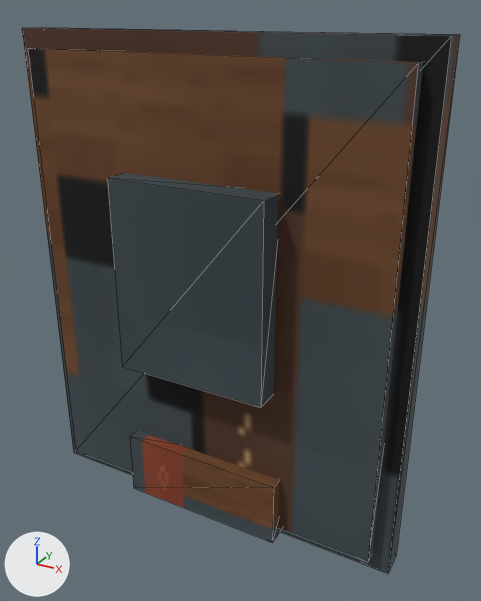
An edit to the glTF model models/items/wood_shield/model.gltf, drawn before and after from the same camera.
Both versions are drawn from a camera (50 mm lens) standing at (0.356, -0.588, 0.35) and looking at (0.014, 0.035, 0.039). The lights are fixed; the arrows at lower left show +X, +Y and +Z. The older version comes first. Mesh edges are drawn as thin lines. Vertices at exactly the same position are counted once.

Names of what the first picture shows: 'wood_shield'.
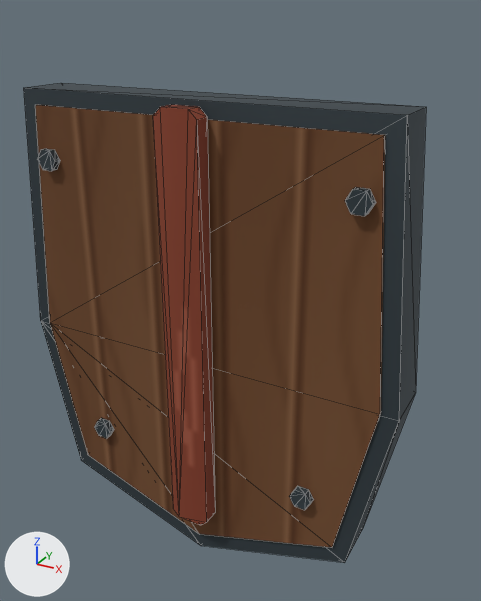
Pixel boxes [x1, y1, x2, y2] of what changed, in the pictures (481 x 601 px):
'wood_shield', reshaped (8% narrower, 12% shorter)
    before: [22, 28, 460, 573]
    after: [24, 83, 426, 563]
part 1 of me_wood_shield, added
    after: [38, 149, 60, 171]
part 2 of me_wood_shield, added
    after: [345, 187, 376, 216]
part 3 of me_wood_shield, added
    after: [94, 418, 114, 438]
part 4 of me_wood_shield, added
    after: [289, 486, 313, 510]
part 5 of me_wood_shield, rebuilt (11% narrower, 14% shorter)
    before: [28, 48, 423, 562]
    after: [35, 105, 385, 547]
part 6 of me_wood_shield, rebuilt (8% narrower, 12% shorter)
    before: [22, 28, 460, 573]
    after: [24, 83, 426, 563]
part 7 of me_wood_shield, added (brown)
    after: [153, 105, 215, 525]
part 8 of me_wood_shield, deleted
    before: [107, 173, 278, 408]
part 9 of me_wood_shield, deleted (brown)
    before: [130, 431, 281, 542]

The edits, one by one:
Material 'paint' (mat_paint) is new.
Its texture is img_diffuse_png.
Its roughness is 0.85.
Material 'dark' (mat_dark) is new.
Its texture is img_diffuse_png.
Its metallic is 0.5.
Its roughness is 0.7.
Material 'wood' (mat_wood) is new.
Its texture is img_diffuse_png.
Its roughness is 0.85.
me_wood_shield is used by ob_wood_shield; location (0.0, 0.0, 0.0).
me_wood_shield had 40 vertices, 60 faces and spanned x -0.23..0.23, y -0.06..0.11, z -0.23..0.33.
me_wood_shield no longer uses material mat_head (picture img_diffuse_png).
me_wood_shield no longer uses material mat_edge (picture img_diffuse_png).
me_wood_shield no longer uses material mat_accent (picture img_diffuse_png).
me_wood_shield no longer uses material mat_handle (picture img_diffuse_png).
me_wood_shield now has 172 vertices, 304 faces and spans x -0.23..0.23, y -0.066..0.066, z -0.272..0.272.
me_wood_shield part 1: a new loose piece, a 6-sided cylinder along y spanning x -0.1903..-0.1652, y -0.0546..-0.0463, z 0.1878..0.2095, in mat_dark (picture img_diffuse_png).
me_wood_shield part 2: a new loose piece, a 6-sided cylinder along y spanning x 0.1652..0.1903, y -0.0546..-0.0463, z 0.1878..0.2095, in mat_dark (picture img_diffuse_png).
me_wood_shield part 3: a new loose piece, a 6-sided cylinder along y spanning x -0.1485..-0.1234, y -0.0546..-0.0463, z -0.1468..-0.125, in mat_dark (picture img_diffuse_png).
me_wood_shield part 4: a new loose piece, a 6-sided cylinder along y spanning x 0.1234..0.1485, y -0.0546..-0.0463, z -0.1468..-0.125, in mat_dark (picture img_diffuse_png).
me_wood_shield part 5: the loose piece of 8 vertices spanning x -0.21..0.21, y -0.03..0.03, z -0.21..0.31 is rebuilt with 14 vertices and now spans x -0.212..0.212, y -0.046..0.016, z -0.251..0.255, in mat_wood (picture img_diffuse_png).
me_wood_shield part 6: the loose piece of 8 vertices spanning x -0.23..0.23, y -0.015..0.015, z -0.23..0.33 is rebuilt with 14 vertices and now spans x -0.23..0.23, y -0.044..0.014, z -0.272..0.272, in mat_dark (picture img_diffuse_png).
me_wood_shield part 7: a new loose piece of 16 vertices spanning x -0.024..0.024, y -0.066..-0.047, z -0.214..0.267, in mat_paint (picture img_diffuse_png).
me_wood_shield part 8: the loose piece of 8 vertices spanning x -0.09..0.09, y -0.06..-0.02, z -0.03..0.19 is deleted.
Part 9, on me_wood_shield:
16 vertices are removed from x -0.1..0.1, y -0.045..0.11, z -0.22..0.08.
24 faces are deleted.
Other edits to the shape of me_wood_shield do not show in these pictures.
me_wood_shield gains material mat_dark (picture img_diffuse_png).
me_wood_shield gains material mat_paint (picture img_diffuse_png).
me_wood_shield gains material mat_wood (picture img_diffuse_png).
